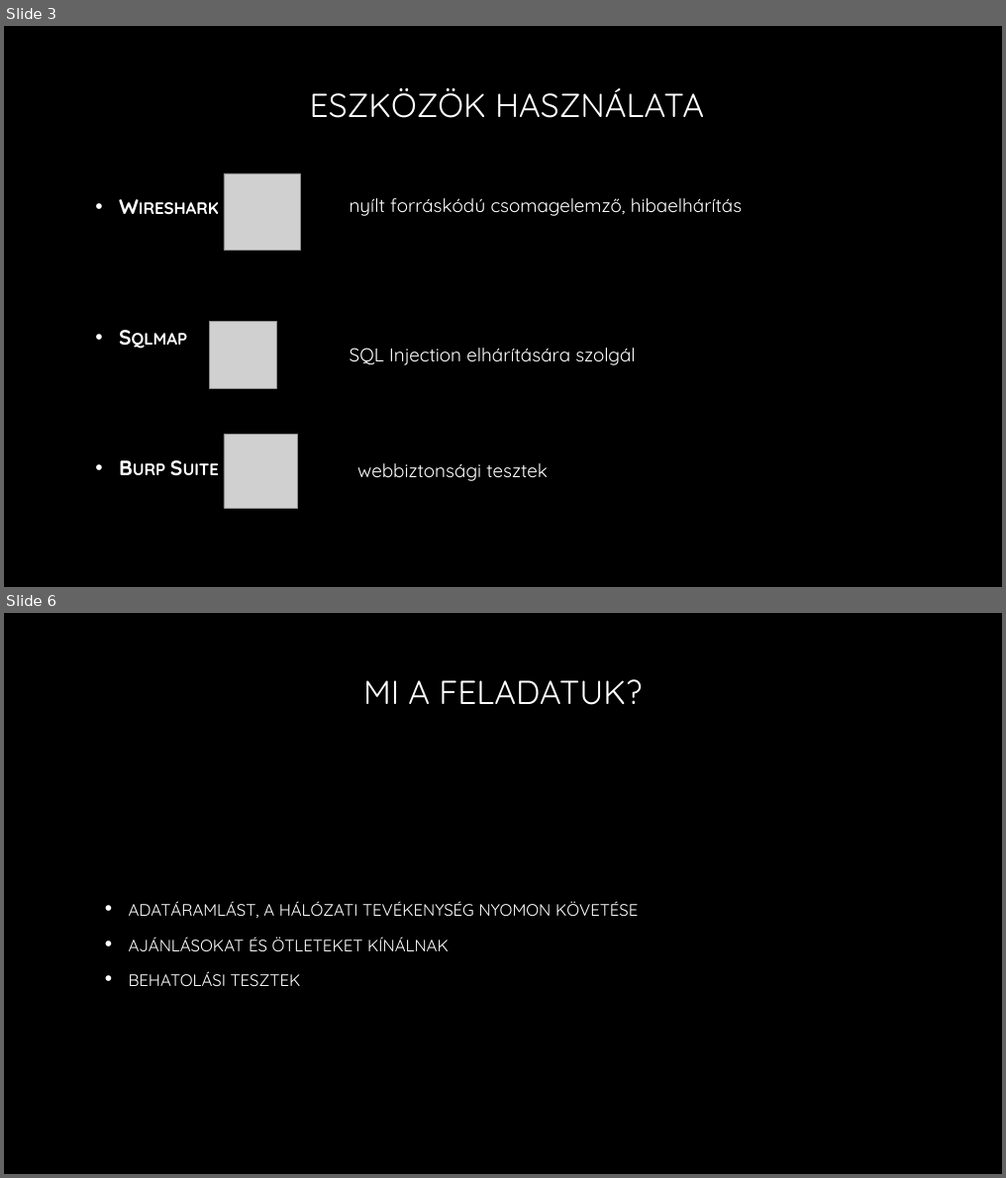
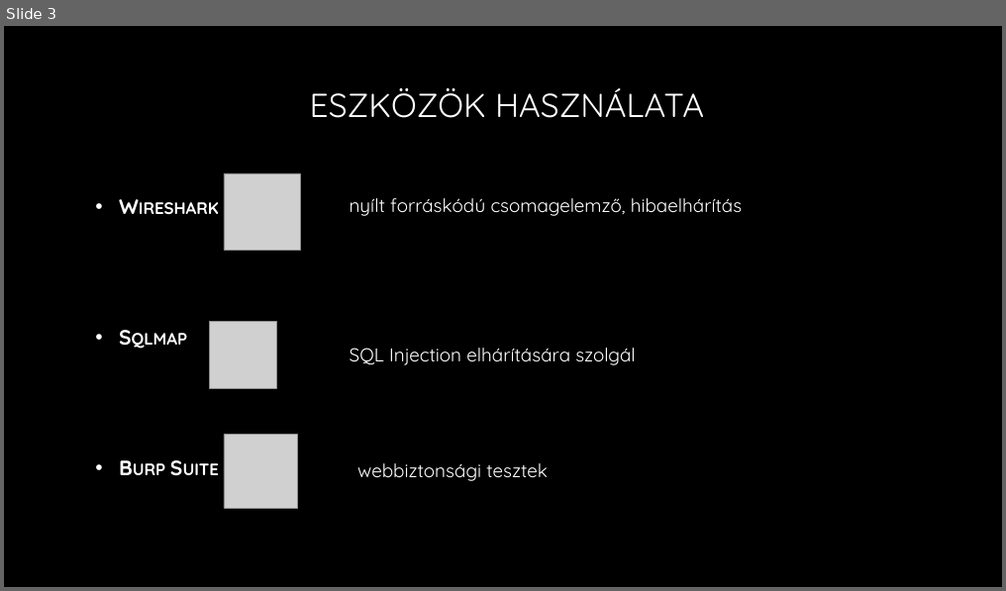
Before and after one commit to docziadrian/prezentacio, a slide deck: Etikus hackelés.pptx. Shown one above the other, each under a label of ours: slides 3 and 6 before the commit, slide 3 after it; the slides between them are not shown. The pictures are 1006x1178 and 1006x591 pixels, drawn with LibreOffice and Linux fonts; fonts in the diff are those of the drawing; grey boxes stand for pictures; background and template pictures are left out. Boxes give left, top, right and bottom in pixels: in the first picture for what was removed or moved away, otherwise in the second. Text is boxed around its words. In the diff, an @@ line names an element or a change of style, - is before the commit and + after.

```diff
--- a/Etikus hackelés.pptx
+++ b/Etikus hackelés.pptx
@@ slide 6 removed at (4, 613, 1002, 1174), background picture (left out) @@
@@ title removed at (363, 679, 642, 705) @@
-MI A FELADATUK?
@@ text removed at (129, 901, 638, 986) @@
-• adatáramlást, a hálózati tevékenység nyomon követése
-• ajánlásokat és ötleteket kínálnak
-• behatolási tesztek
```
Also in this commit, not shown: 2 slides changed, 8 slides added, 2 other slides removed.
